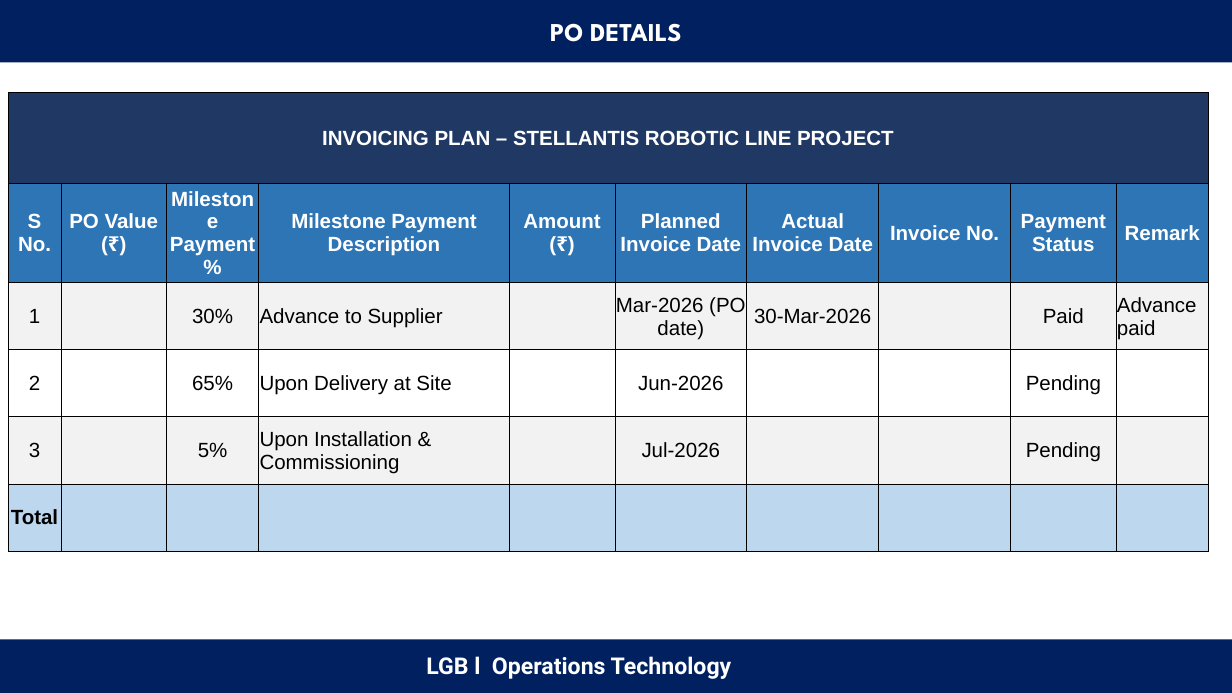
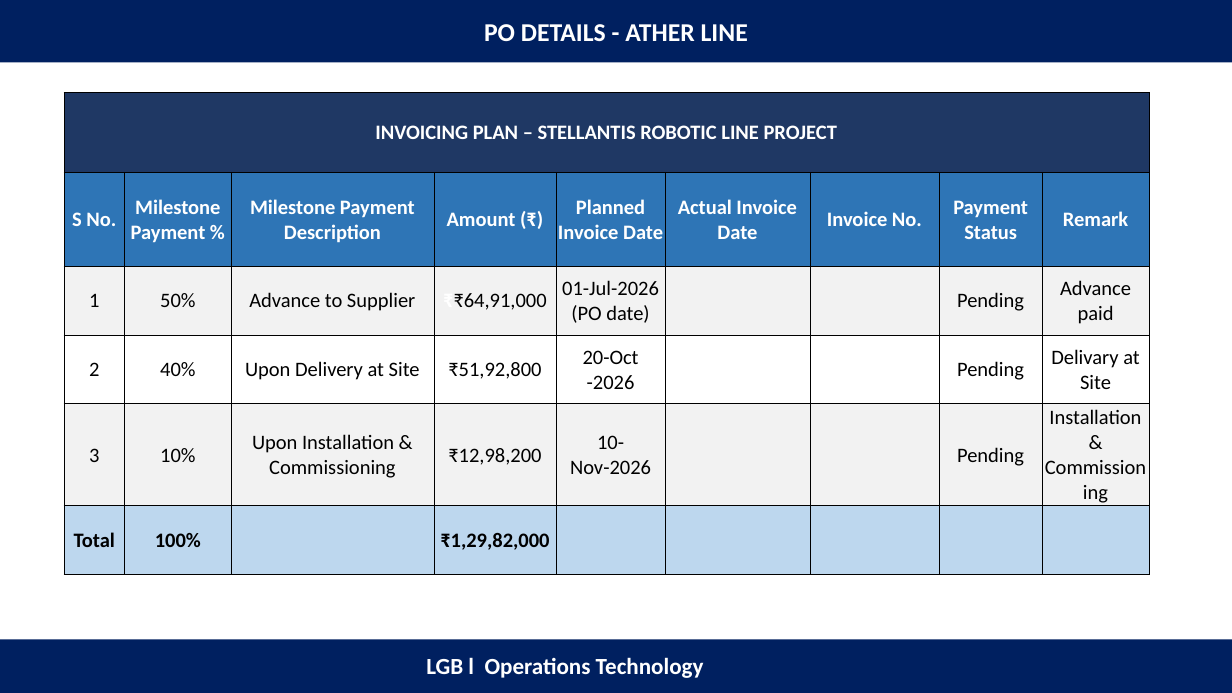
Before and after one commit to anand2204-robo/Project-List, a slide deck: slide 40 of Automation project.pptx (slide 53 before the commit). Drawn at 1232x693 pixels with LibreOffice and Linux fonts; fonts in the diff are those of the drawing. Boxes give left, top, right and bottom in pixels: in the first picture for what was removed or moved away, otherwise in the second. Text is boxed around its words. In the diff, an @@ line names an element or a change of style, - is before the commit and + after.

```diff
--- a/Automation project.pptx
+++ b/Automation project.pptx
@@ text at (484, 24, 748, 41): text changed; font League Spartan to Calibri @@
-PO DETAILS
+PO DETAILS - ATHER LINE
@@ table at (64, 92, 1149, 575) @@
-column 2:  | PO Value (₹) |  |  |  | 
-column 3:  | Milestone Payment % | 30% | 65% | 5% | 
+column 2:  | Milestone Payment % | 50% | 40% | 10% | 100%
-column 5:  | Amount (₹) |  |  |  | 
+column 4:  | Amount (₹) | ₹₹64,91,000 | ₹51,92,800 | ₹12,98,200 | ₹1,29,82,000
-column 6:  | Planned Invoice Date | Mar-2026 (PO date) | Jun-2026 | Jul-2026 | 
+column 5:  | Planned Invoice Date | 01-Jul-2026 (PO date) | 20-Oct -2026 | 10-Nov-2026 | 
-column 6, row 3: 30-Mar-2026
+column 6, row 3: 
-column 8, row 3: Paid
+column 8, row 3: Pending
-column 9, row 4: 
+column 9, row 4: Delivary at Site
-column 9, row 5: 
+column 9, row 5: Installation & Commissioning
@@ table: place and size @@
-table at (8, 91, 1209, 551)
+table at (64, 92, 1149, 575)
@@ text "LGB l Operations Technology" at (426, 657, 704, 678): font Roboto to Calibri @@
```
Also in this commit, not shown: 43 other slides changed, 1 slide added, 19 slides removed.
